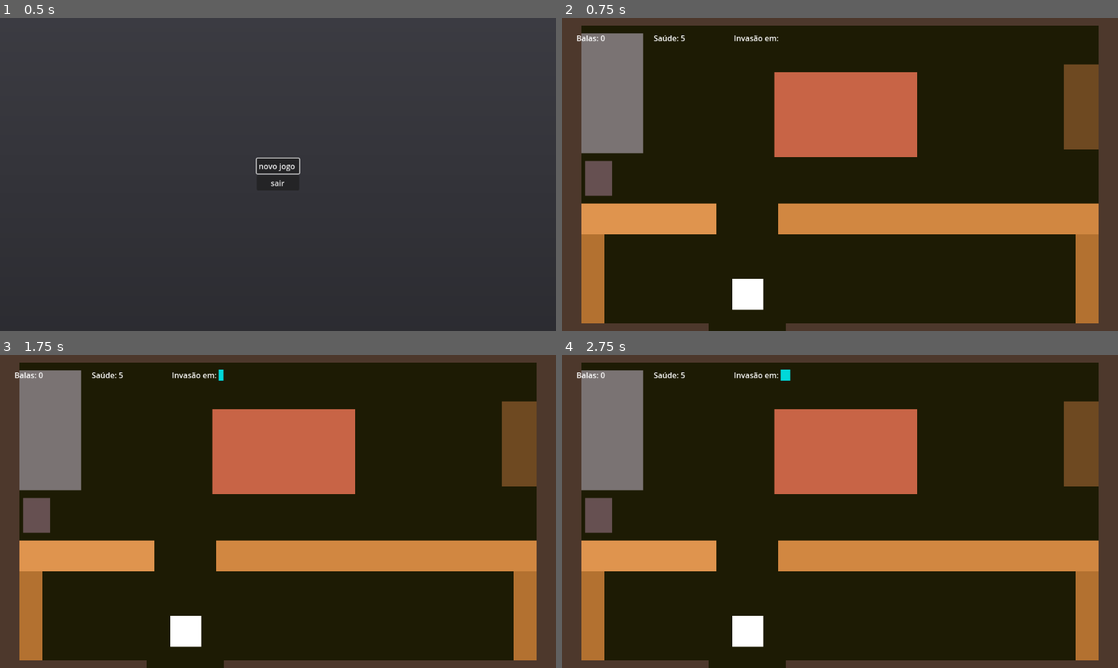
Above: before the commit, frames 1-4 (two rows, left to right).
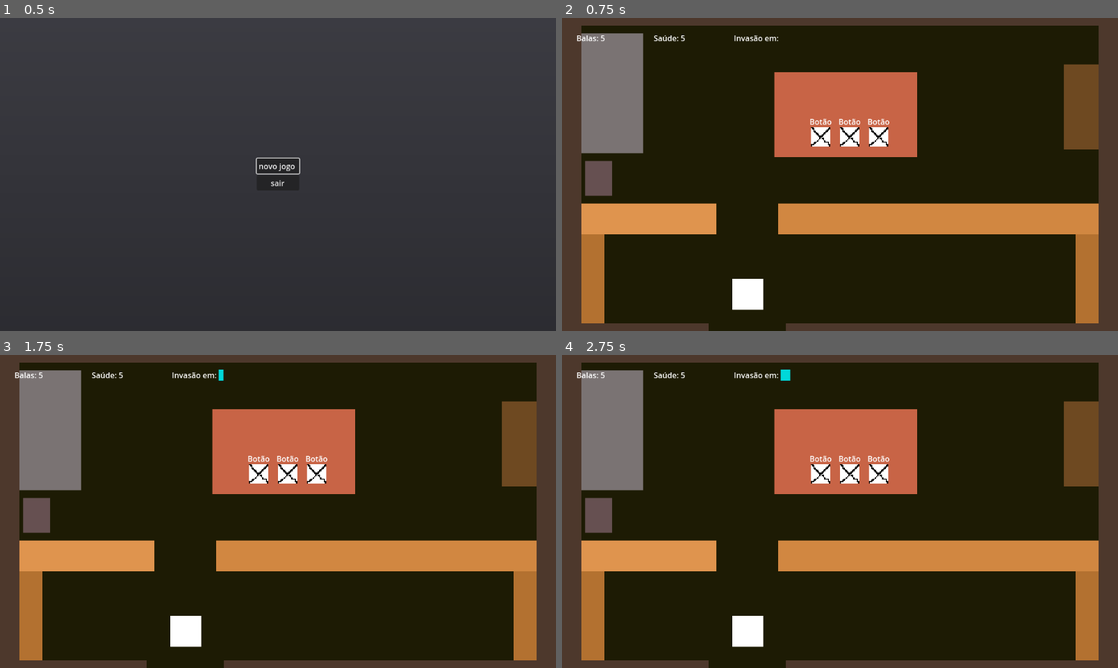
Above: after the commit, the same moments.

Repository: kawasousa/Scary-Jammers
Game: Godot game, scene res://scenes/menu_inicial.tscn
Same seed, same stepped clock (60 frames per second), same inputs: the game is played once before the commit and once after it.
Inputs (mouse positions are in pixels of both pictures, inside the frame that each line leads up to):
- Up to frame 1 (0.5 s): no input
- Up to frame 2 (0.75 s): click "novo jogo" at 0.5 s
- Up to frame 3 (1.75 s): click (261, 473) at 1.25 s, where only the run after the commit has a clickable "Botão"
- Up to frame 4 (2.75 s): click (851, 473) at 2 s, where only the run after the commit has a clickable "Botão"

Frame 1 is identical in both runs. In frame 2, 0.8% of the frame differs, in the area x 7-59%, y 5-42%; in frame 3, 0.8%; in frame 4, 0.8%.

Commit message:
stable version

Diff:
--- a/Scary Jam/Autoload/Global.gd
+++ b/Scary Jam/Autoload/Global.gd
@@ -3,39 +3,40 @@
 var game_over: bool = false
 @onready var tick_timer: Timer = $tick_timer
 @onready var invasion_timer: Timer = $invasion_timer
+@onready var spawn_enemy_timer = $spawn_enemy_timer
 const ENEMY_SCENE = preload("res://scenes/enemy_scene.tscn")
 var enemy_node
 var house_scene_node
 var outdoor_scene_node
 var hud_node
 var hour_rect_size_factor: int = 0
-var bullets: int
+var player_shooots: int
 var player_node
 var player_life: int
 var player_position: Vector2 = Vector2(385, 540)
 var can_spawn_enemies: bool = false
 
+
 func _ready():
 	player_life = 5
-	bullets = 0
+	player_shooots = 5
 
 func _process(_delta):
 	get_bullet()
-	spawn_enemy()
 	check_player_life()
 
 ## Obtém a satisfação e limita ela a no mínimo 0 e no máximo 100
 func get_bullet() -> int:
-	bullets = min(bullets, 100)
-	bullets = max(bullets, 0)
-	return bullets
+	player_shooots = min(player_shooots, 100)
+	player_shooots = max(player_shooots, 0)
+	return player_shooots
 
 ## Atualiza a satisfação com base no sinal que é recebido
 ## A função recebe um valor e incrementa ou decrementa esse valor na satisfação
 func update_bullets(update_factor) -> int:
 	## O input será substituido pelo sinal mandado pela receita
-	bullets += update_factor
-	return bullets
+	player_shooots += update_factor
+	return player_shooots
 
 func _on_tick_timer_timeout():
 	hour_rect_size_factor += 1
@@ -46,13 +47,12 @@
 	game_over = true
 
 func spawn_enemy() -> void:
-	if can_spawn_enemies == true:
-		for spawn: Marker2D in outdoor_scene_node.get_node("enemy_spawner").get_children():
-			var enemy = ENEMY_SCENE.instantiate()
-			enemy.global_position = spawn.global_position
-			outdoor_scene_node.get_node("enemy_group").add_child(enemy)
-			enemy.add_to_group("enemy")
-		can_spawn_enemies = false
+	if can_spawn_enemies == true and get_tree().get_nodes_in_group("enemy").size() < 2:
+			for spawn: Marker2D in outdoor_scene_node.get_node("enemy_spawner").get_children():
+				var enemy = ENEMY_SCENE.instantiate()
+				enemy.global_position = spawn.global_position
+				outdoor_scene_node.get_node("enemy_group").add_child(enemy)
+				enemy.add_to_group("enemy")
 
 func reduce_player_life() -> void:
 	player_life -= 1
@@ -65,3 +65,6 @@
 		game_over = true
 	player_life = min(player_life, 5)
 	player_life = max(player_life, 0)
+
+func _on_spawn_enemy_timer_timeout():
+	spawn_enemy()
--- a/Scary Jam/Autoload/global.tscn
+++ b/Scary Jam/Autoload/global.tscn
@@ -10,6 +10,10 @@
 [node name="invasion_timer" type="Timer" parent="."]
 wait_time = 10.0
 
+[node name="spawn_enemy_timer" type="Timer" parent="."]
+autostart = true
+
+[connection signal="timeout" from="tick_timer" to="." method="_on_tick_timer_timeout"]
 [connection signal="timeout" from="tick_timer" to="." method="_on_day_night_timer_timeout"]
-[connection signal="timeout" from="tick_timer" to="." method="_on_tick_timer_timeout"]
 [connection signal="timeout" from="invasion_timer" to="." method="_on_invasion_timer_timeout"]
+[connection signal="timeout" from="spawn_enemy_timer" to="." method="_on_spawn_enemy_timer_timeout"]
--- a/Scary Jam/scenes/abstract_item.gd
+++ b/Scary Jam/scenes/abstract_item.gd
@@ -4,3 +4,8 @@
 
 func _ready():
 	texture = load("res://assets/" + ItemData.get_texture(ID))
+
+func _on_area_2d_body_entered(body):
+	if body.is_in_group("Player"):
+		Global.player_shooots += 1
+		queue_free()
--- a/Scary Jam/scenes/abstract_item.tscn
+++ b/Scary Jam/scenes/abstract_item.tscn
@@ -18,4 +18,5 @@
 scale = Vector2(3, 3)
 shape = SubResource("RectangleShape2D_drrr3")
 
+[connection signal="body_entered" from="Area2D" to="." method="_on_area_2d_body_entered"]
 [connection signal="body_entered" from="Area2D" to="." method="_on_body_entered"]
--- a/Scary Jam/scenes/florest_scene.tscn
+++ b/Scary Jam/scenes/florest_scene.tscn
@@ -10,10 +10,10 @@
 script = ExtResource("1_bq1m7")
 
 [node name="passage_area" parent="." instance=ExtResource("2_1ddcw")]
-position = Vector2(160, -8)
+position = Vector2(164, 8)
 scale = Vector2(3, 3)
 target_area = "res://scenes/outdoor_scene.tscn"
-player_position = Vector2(255, 600)
+player_position = Vector2(255, 575)
 
 [node name="placeholder_outdoor" type="Node2D" parent="."]
 
--- a/Scary Jam/scenes/game_over_screen.tscn
+++ b/Scary Jam/scenes/game_over_screen.tscn
@@ -19,7 +19,7 @@
 tracks/1/type = "value"
 tracks/1/imported = false
 tracks/1/enabled = true
-tracks/1/path = NodePath("AnimationPlayer/Label:self_modulate")
+tracks/1/path = NodePath("AnimationPlayer/game_over_message:self_modulate")
 tracks/1/interp = 1
 tracks/1/loop_wrap = true
 tracks/1/keys = {
@@ -60,7 +60,7 @@
 tracks/1/type = "value"
 tracks/1/imported = false
 tracks/1/enabled = true
-tracks/1/path = NodePath("AnimationPlayer/Label:self_modulate")
+tracks/1/path = NodePath("AnimationPlayer/game_over_message:self_modulate")
 tracks/1/interp = 1
 tracks/1/loop_wrap = true
 tracks/1/keys = {
@@ -102,7 +102,7 @@
 offset_bottom = 648.0
 color = Color(0.0352941, 0.0352941, 0.0352941, 0)
 
-[node name="Label" type="Label" parent="AnimationPlayer"]
+[node name="game_over_message" type="Label" parent="AnimationPlayer"]
 self_modulate = Color(1, 1, 1, 0)
 anchors_preset = 8
 anchor_left = 0.5
@@ -115,7 +115,6 @@
 offset_bottom = 11.5
 grow_horizontal = 2
 grow_vertical = 2
-text = "Eles invadiram a casa!"
 horizontal_alignment = 1
 
 [node name="restart_button" type="Button" parent="AnimationPlayer"]
--- a/Scary Jam/scenes/house_scene.tscn
+++ b/Scary Jam/scenes/house_scene.tscn
@@ -6,6 +6,7 @@
 [ext_resource type="PackedScene" uid="uid://cmkyt4hcorr3y" path="res://scenes/player.tscn" id="2_cnpi6"]
 [ext_resource type="PackedScene" uid="uid://dntwuhklfyvp2" path="res://scenes/passage_area.tscn" id="2_nqlps"]
 [ext_resource type="PackedScene" uid="uid://btm5fg74xn1qh" path="res://scenes/game_over_screen.tscn" id="6_s5mbg"]
+[ext_resource type="PackedScene" uid="uid://cuwvdickdojxe" path="res://scenes/inventory.tscn" id="7_rk743"]
 
 [node name="house" type="Node2D"]
 script = ExtResource("1_781us")
@@ -121,5 +122,12 @@
 
 [node name="game_over_screen" parent="Canvas" instance=ExtResource("6_s5mbg")]
 visible = false
+message = "Os Jammer invadiram a casa"
+
+[node name="inventory" parent="." instance=ExtResource("7_rk743")]
+offset_left = 516.0
+offset_top = 226.0
+offset_right = 516.0
+offset_bottom = 226.0
 
 [connection signal="body_entered" from="passage_area" to="." method="_on_passage_area_body_entered"]
--- /dev/null
+++ b/Scary Jam/scenes/inventory.tscn
@@ -0,0 +1,53 @@
+[gd_scene load_steps=2 format=3 uid="uid://cuwvdickdojxe"]
+
+[ext_resource type="Theme" uid="uid://c07wpxevc7kyv" path="res://themes/button.tres" id="1_mp32s"]
+
+[node name="inventory" type="Control"]
+layout_mode = 3
+anchors_preset = 8
+anchor_left = 0.5
+anchor_top = 0.5
+anchor_right = 0.5
+anchor_bottom = 0.5
+grow_horizontal = 2
+grow_vertical = 2
+
+[node name="HBoxContainer" type="HBoxContainer" parent="."]
+layout_mode = 0
+offset_right = 40.0
+offset_bottom = 40.0
+theme_override_constants/separation = 20
+
+[node name="Button" type="Button" parent="HBoxContainer"]
+custom_minimum_size = Vector2(40, 40)
+layout_mode = 2
+theme = ExtResource("1_mp32s")
+
+[node name="Label" type="Label" parent="HBoxContainer/Button"]
+layout_mode = 0
+offset_left = -3.0
+offset_top = -23.0
+offset_right = 43.0
+text = "Botão"
+
+[node name="Button2" type="Button" parent="HBoxContainer"]
+custom_minimum_size = Vector2(40, 0)
+layout_mode = 2
+theme = ExtResource("1_mp32s")
+
+[node name="Label" type="Label" parent="HBoxContainer/Button2"]
+offset_left = -3.0
+offset_top = -23.0
+offset_right = 43.0
+text = "Botão"
+
+[node name="Button3" type="Button" parent="HBoxContainer"]
+custom_minimum_size = Vector2(40, 0)
+layout_mode = 2
+theme = ExtResource("1_mp32s")
+
+[node name="Label" type="Label" parent="HBoxContainer/Button3"]
+offset_left = -3.0
+offset_top = -23.0
+offset_right = 43.0
+text = "Botão"
--- a/Scary Jam/scenes/outdoor_scene.tscn
+++ b/Scary Jam/scenes/outdoor_scene.tscn
@@ -16,7 +16,7 @@
 player_position = Vector2(385, 540)
 
 [node name="passage_area2" parent="." instance=ExtResource("3_x1hyl")]
-position = Vector2(253, 650)
+position = Vector2(252, 638)
 target_area = "res://scenes/florest_scene.tscn"
 player_position = Vector2(160, 40)
 
@@ -77,7 +77,7 @@
 color = Color(0, 0.760784, 0.764706, 1)
 
 [node name="Player" parent="." instance=ExtResource("1_r2x21")]
-position = Vector2(255, 600)
+position = Vector2(255, 575)
 scale = Vector2(0.5, 0.5)
 
 [node name="Canvas" type="Node" parent="."]
@@ -102,4 +102,5 @@
 
 [node name="shoot_group" type="Node2D" parent="."]
 
+[connection signal="tree_exited" from="." to="." method="_on_tree_exited"]
 [connection signal="body_entered" from="passage_area2" to="." method="_on_passage_area_2_body_entered"]
--- a/Scary Jam/script/florest_scene.gd
+++ b/Scary Jam/script/florest_scene.gd
@@ -10,6 +10,6 @@
 	for spawn in get_node("tree_spawn_markers").get_children():
 		if randi_range(1, 2) == 1:
 			var item = ABSTRACT_ITEM.instantiate()
-			item.ID = "2"
+			item.ID = "1"
 			get_node("tree_group").add_child(item)
 			item.global_position = spawn.global_position
--- a/Scary Jam/script/game_over_screen.gd
+++ b/Scary Jam/script/game_over_screen.gd
@@ -2,12 +2,16 @@
 
 @onready var animation_player = $AnimationPlayer
 @onready var restart_button = $AnimationPlayer/restart_button
+@onready var game_over_message_label = $AnimationPlayer/game_over_message
+@export var message: String = "Você foi pego pelos Jammers"
 var game_over_check = false
+
 
 func _ready():
 	hide()
 
 func _process(delta):
+	set_label_message()
 	if Global.game_over:
 		show()
 		animation_player.play("game_over")
@@ -20,3 +24,6 @@
 	Global.player_life = 5
 	Global.hour_rect_size_factor = 0
 	get_tree().change_scene_to_file("res://scenes/menu_inicial.tscn")
+
+func set_label_message() -> void:
+	game_over_message_label.text = message
--- a/Scary Jam/script/outdoor_scene.gd
+++ b/Scary Jam/script/outdoor_scene.gd
@@ -4,3 +4,6 @@
 func _ready():
 	Global.outdoor_scene_node = self
 	Global.can_spawn_enemies = true
+
+func _on_tree_exited():
+	Global.can_spawn_enemies = false
--- a/Scary Jam/script/passage_area.gd
+++ b/Scary Jam/script/passage_area.gd
@@ -1,10 +1,20 @@
+@tool
 extends Area2D
-
 
 @export var target_area: String
 @export var player_position: Vector2
+
 
 func _on_body_entered(body):
 	if body.is_in_group("Player"):
 		get_tree().change_scene_to_file(target_area)
 		Global.player_position = Vector2(player_position)
+
+func _process(delta):
+	update_configuration_warnings()
+
+func _get_configuration_warnings():
+	var warnings = []
+	if len(target_area) <= 0:
+		warnings.append("Explicite a área alvo do teleporte no campo target_area")
+	return warnings
--- a/Scary Jam/script/player.gd
+++ b/Scary Jam/script/player.gd
@@ -19,8 +19,10 @@
 	velocity = direction * SPEED * delta
 
 func shoot() -> void:
-	if Input.is_action_just_pressed("shoot") and get_parent().name == "outdoor_scene":
+	if Input.is_action_just_pressed("shoot") and get_parent().name == "outdoor_scene" and Global.player_shooots > 0:
 		var shoot_instance = SHOOT_SCENE.instantiate()
 		get_parent().get_node("shoot_group").add_child(shoot_instance)
 		shoot_instance.global_position = global_position
+		shoot_instance.look_at(get_global_mouse_position())
 		shoot_instance.add_to_group("shoots")
+		Global.player_shooots -= 1
--- a/Scary Jam/script/shoot_scene.gd
+++ b/Scary Jam/script/shoot_scene.gd
@@ -2,17 +2,9 @@
 
 @onready var texture_rect = $TextureRect
 
-func _ready():
-	if get_tree().get_nodes_in_group("enemy").size() > 0:
-		var enemy_position: Vector2 = get_tree().get_first_node_in_group("enemy").global_position
-		print(get_tree().get_first_node_in_group("enemy").name, enemy_position)
-		look_at(enemy_position)
-	else:
-		rotation = 0
 
 func _process(delta):
 	movement(delta)
-	get_enemy_position()
 	texture_rect.size = Vector2(20, 20)
 
 func _on_visible_on_screen_notifier_2d_screen_exited():
@@ -22,6 +14,3 @@
 
 	var direction = Vector2.RIGHT.rotated(rotation)
 	position += 600 * delta * direction
-
-func get_enemy_position():
-	pass
--- /dev/null
+++ b/Scary Jam/themes/button.tres
@@ -0,0 +1,9 @@
+[gd_resource type="Theme" load_steps=3 format=3 uid="uid://c07wpxevc7kyv"]
+
+[ext_resource type="Texture2D" uid="uid://bl4ff0yvt6ebw" path="res://assets/button.png" id="1_jxlew"]
+
+[sub_resource type="StyleBoxTexture" id="StyleBoxTexture_fxdch"]
+texture = ExtResource("1_jxlew")
+
+[resource]
+Button/styles/normal = SubResource("StyleBoxTexture_fxdch")
Binary file added: Scary Jam/assets/button.png
Not shown, added: Scary Jam/assets/button.png.import
Not shown: 1 places in Scary Jam/scenes/house_scene.tscn that only renumber resources
